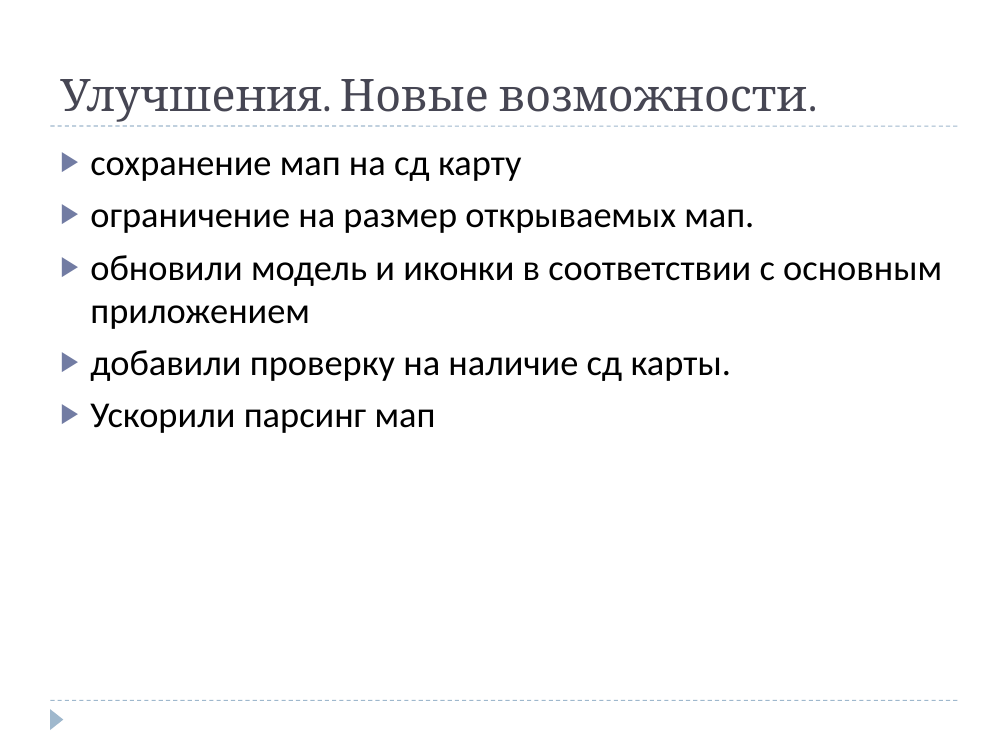
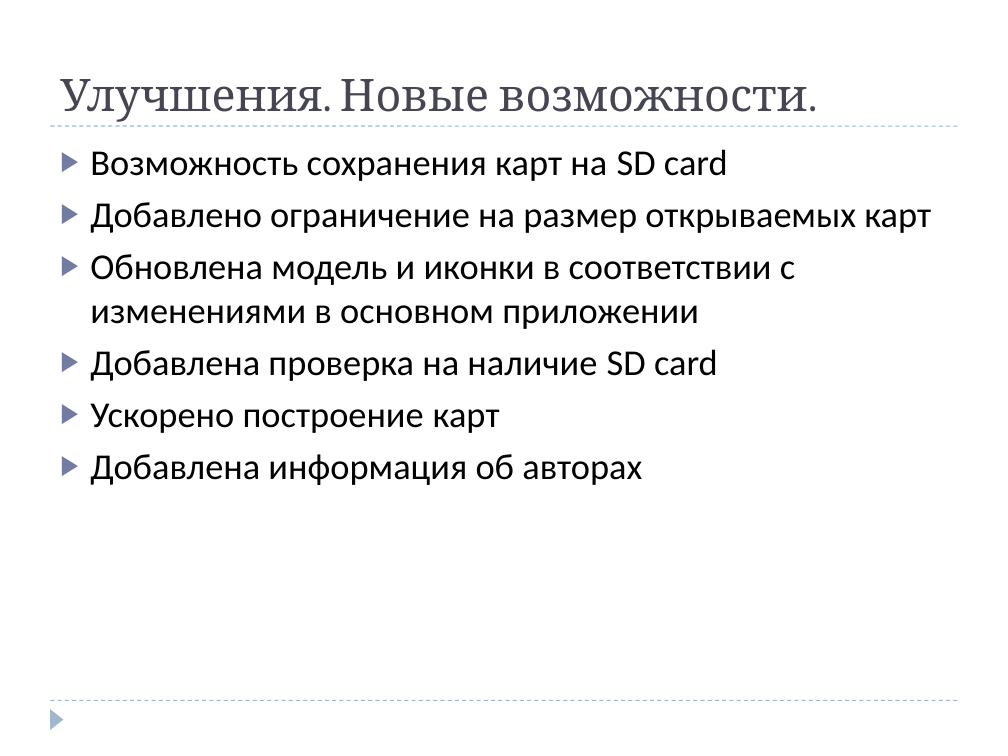
Before and after one commit to dmitry-lt/android-comapping, a slide deck: slide 5 of docs/promo files/presentation/Android Comapping Summer School.ppt. Drawn at 1008x756 pixels with LibreOffice and Linux fonts; fonts in the diff are those of the drawing. Boxes give left, top, right and bottom in pixels: in the first picture for what was removed or moved away, otherwise in the second. Text is boxed around its words. In the diff, an @@ line names an element or a change of style, - is before the commit and + after.

```diff
--- a/docs/promo files/presentation/Android Comapping Summer School.ppt
+++ b/docs/promo files/presentation/Android Comapping Summer School.ppt
@@ text at [90,149,931,485]: text changed @@
-▶ сохранение мап на сд карту
-▶ ограничение на размер открываемых мап.
-▶ обновили модель и иконки в соответствии с основным приложением
-▶ добавили проверку на наличие сд карты.
-▶ Ускорили парсинг мап
+▶ Возможность сохранения карт на SD card
+▶ Добавлено ограничение на размер открываемых карт
+▶ Обновлена модель и иконки в соответствии с изменениями в основном приложении
+▶ Добавлена проверка на наличие SD card
+▶ Ускорено построение карт
+▶ Добавлена информация об авторах
```
Also in this commit, not shown: 3 other slides changed, 5 slides added, 1 slide removed, 2 other files.
